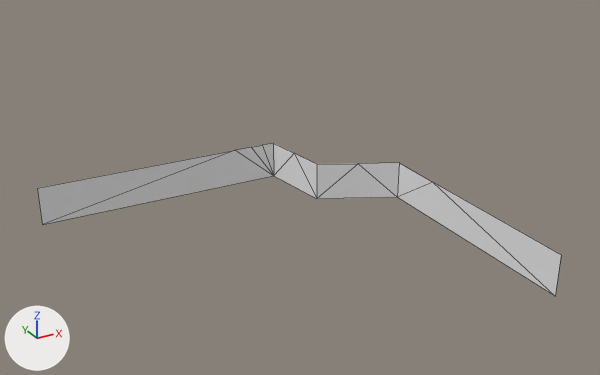
Renders of the glTF model Assets/Maps/AA/Models/Modern/mod3.gltf from each side of a commit.
Before and after are seen from a 50 mm lens placed at (-18.9, -38.2, 19.9), pointed at (-1.9, -7.3, 4.5). Lighting does not change. The marker at lower left points along +X, +Y and +Z. Mesh edges are drawn as thin lines. Where no turn or scale is listed for an object, it has been applied to the vertices. Vertices at the same position are counted once.
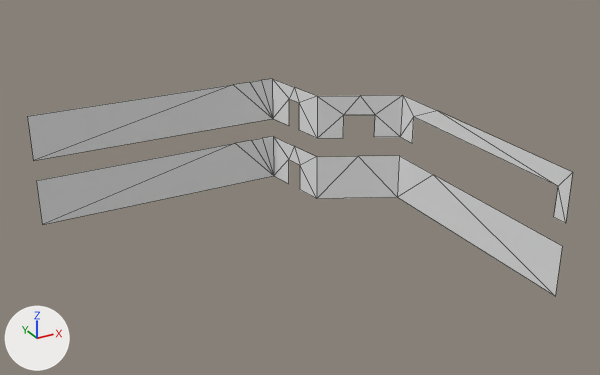
Pixel boxes [x1, y1, x2, y2] of what changed, in the pictures (600 x 375 px):
'Plane.001', reshaped: before [37, 143, 561, 296]; after [36, 136, 562, 296]
'Plane.006', added: after [27, 79, 573, 223]
part 1 of me_plane_002, built on: before [273, 143, 317, 199]; after [273, 137, 317, 199]
part 2 of me_plane_002, surface changed: [37, 143, 561, 290] in both

What the commit changed:
Material 'Material.005' (mat_material_005) is new.
Uses the picture img_plank_specular.
me_plane_002 is used by ob_plane_001; location (0.0, 0.0, 0.0).
me_plane_002 had 16 vertices, 14 faces and spanned x -12.0..6.0, y -16.0..2.0, z 1.0..3.0.
me_plane_002 now has 20 vertices, 18 faces and spans x -12.0..6.0, y -16.0..2.0, z 1.0..3.4.
Part 1, on me_plane_002:
1 vertex is removed from x 1.7, y 0.0, z 3.0.
3 faces are deleted.
10 vertices in x -12.0..6.0, y -16.0..2.0, z 3.0 move by (0.0, 0.0, 0.4).
5 vertices are added at (1.7, 0.0, 3.4), (1.8, -0.5, 1.0), (1.6, 0.5, 1.0), (1.6, 0.5, 2.5), (1.8, -0.5, 2.5).
7 new faces join them.
me_plane_002 part 2: 11 kept faces spanning x -12.0..6.0, y -16.0..2.0, z 1.0..3.4 get new texture (UV) coordinates.
Mesh me_plane_006 is new.
It has 28 vertices, 26 faces and spans x -12.0..6.0, y -16.0..2.0, z 1.0..3.3.
It uses material mat_material_005 (its picture is missing).
Object 'Plane.006' (ob_plane_006) is new; it shows me_plane_006.
Its location is (0.0, 0.0, 3.54).
